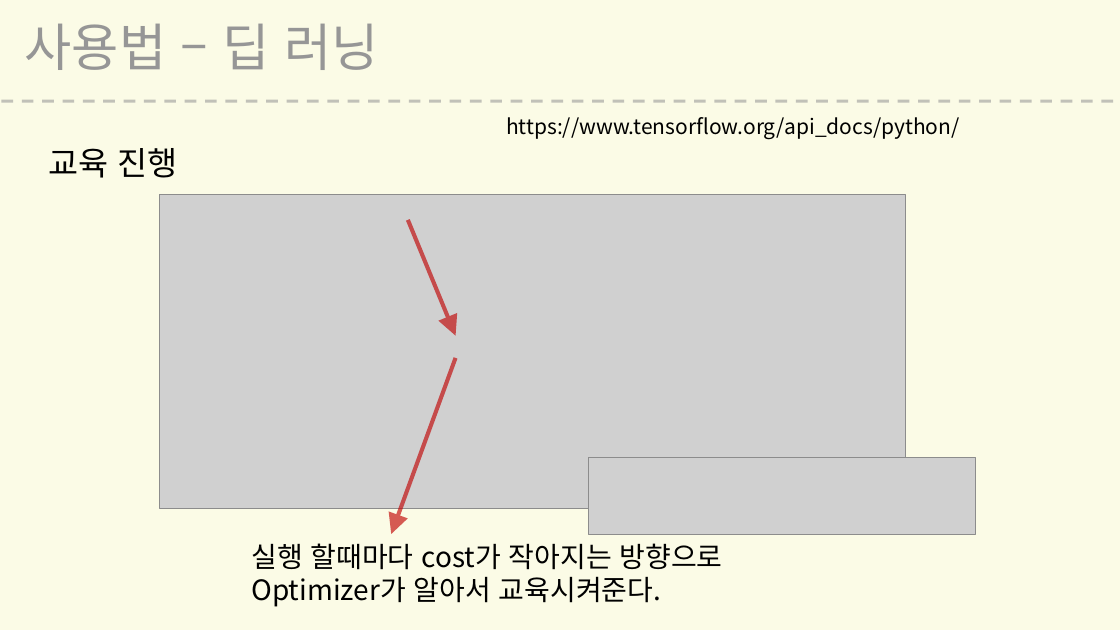
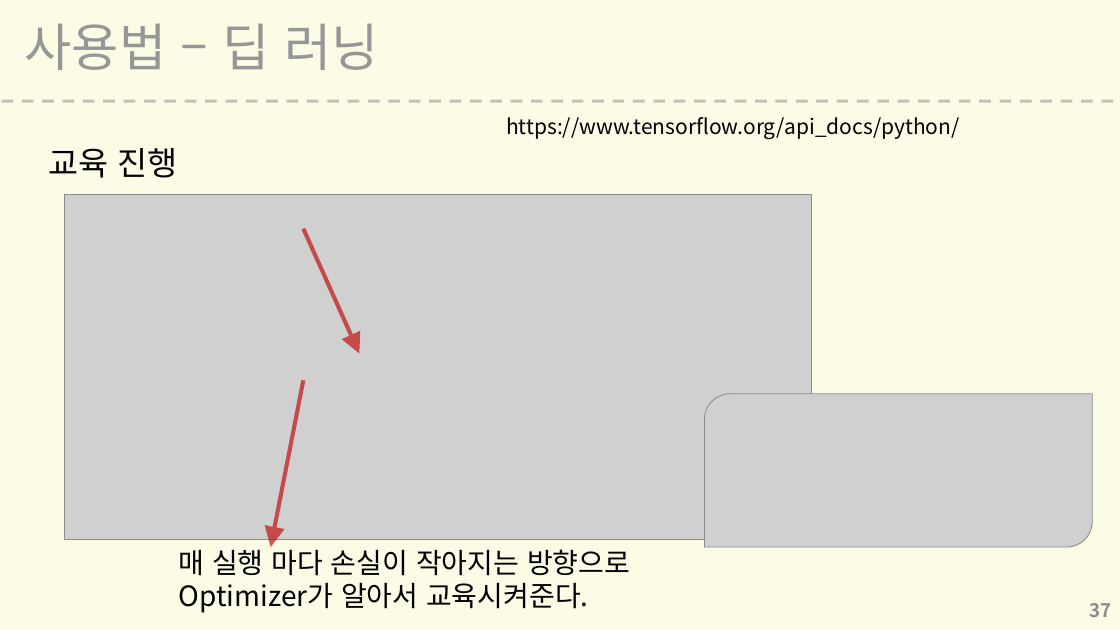
Before and after one commit to L00G/-, a slide deck: slide 37 of 텐서플로우 세미나.pptx. Drawn at 1120x630 pixels with LibreOffice and Linux fonts; fonts in the diff are those of the drawing; grey boxes stand for pictures; background and template pictures are left out. Boxes give left, top, right and bottom in pixels: in the first picture for what was removed or moved away, otherwise in the second. Text is boxed around its words. In the diff, an @@ line names an element or a change of style, - is before the commit and + after.

```diff
--- a/텐서플로우 세미나.pptx
+++ b/텐서플로우 세미나.pptx
@@ picture: place and size @@
-picture at [160, 195, 906, 509]
+picture at [65, 195, 812, 539]
@@ arrow moved from (408, 220) - (455, 336) to (303, 229) - (360, 354) @@
@@ arrow moved from (455, 358) - (392, 534) to (303, 381) - (271, 547) @@
@@ picture added at [705, 394, 1093, 547] @@
@@ picture removed at [588, 458, 975, 534] @@
@@ text "매 실행 마다 손실이 작아지는 ...": place and size @@
-text "매 실행 마다 손실이 작아지는 ..." at [251, 543, 723, 607]
+text "매 실행 마다 손실이 작아지는 ..." at [179, 549, 630, 613]
@@ text at [179, 549, 630, 576]: text changed @@
-실행 할때마다 cost가 작아지는 방향으로
+매 실행 마다 손실이 작아지는 방향으로
@@ page number added at [1090, 603, 1112, 617], 16 pt, text #8C8C8C, bold @@
+37
```
Also in this commit, not shown: 39 other slides changed, 1 other file.
